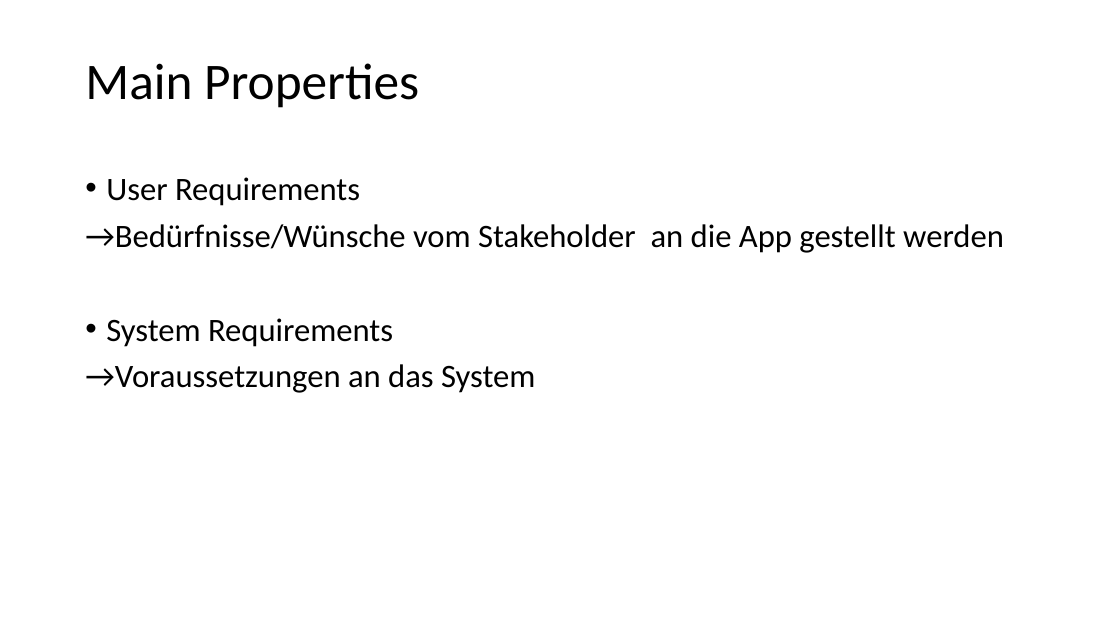
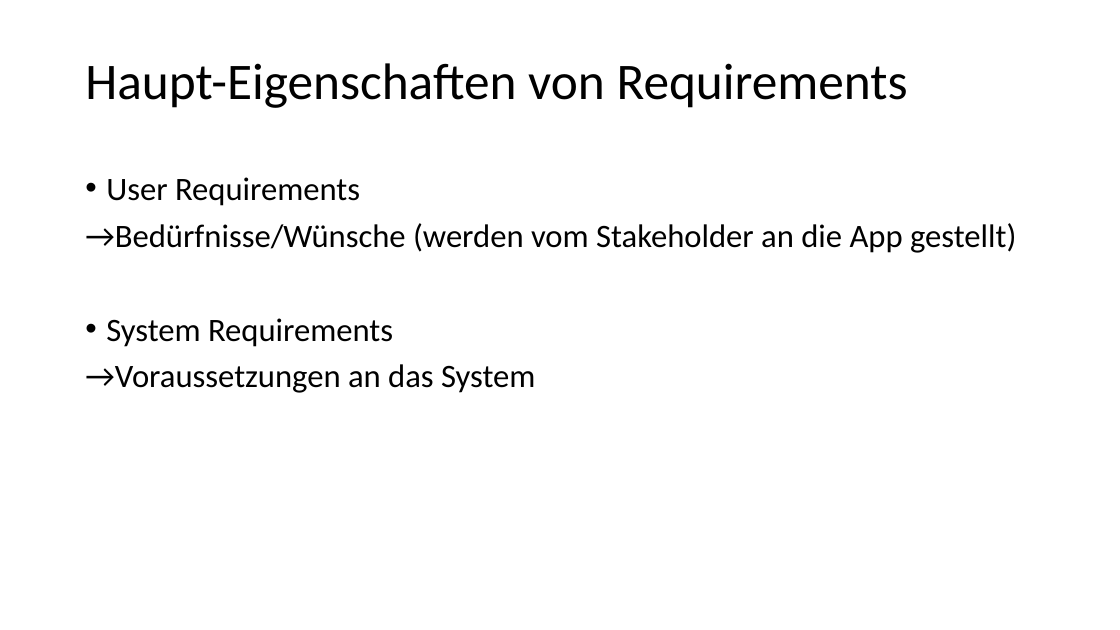
Before and after one commit to rkleee/seGruppeH, a slide deck: slide 7 of Präsi_Requirements.pptx. Drawn at 1120x630 pixels with LibreOffice and Linux fonts; fonts in the diff are those of the drawing. Boxes give left, top, right and bottom in pixels: in the first picture for what was removed or moved away, otherwise in the second. Text is boxed around its words. In the diff, an @@ line names an element or a change of style, - is before the commit and + after.

```diff
--- a/Präsi_Requirements.pptx
+++ b/Präsi_Requirements.pptx
@@ title at (x1=85, y1=63, x2=908, y2=108): text changed @@
-Main Properties
+Haupt-Eigenschaften von Requirements
@@ text at (x1=85, y1=223, x2=1016, y2=253): text changed @@
-→Bedürfnisse/Wünsche vom Stakeholder an die App gestellt werden
+→Bedürfnisse/Wünsche (werden vom Stakeholder an die App gestellt)
```
Also in this commit, not shown: 2 other slides changed, 1 other file.
